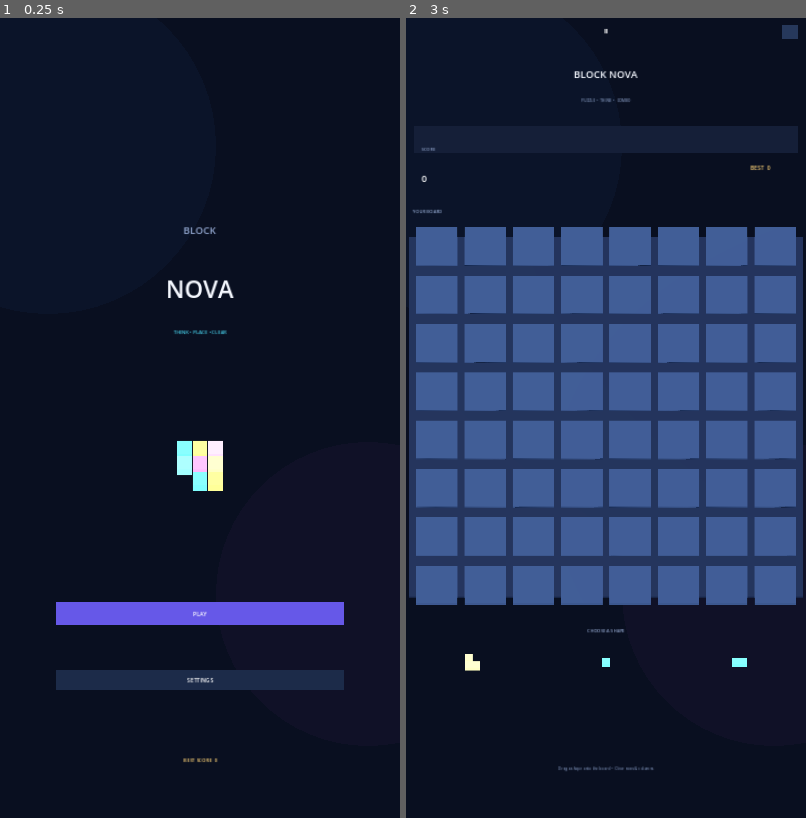
Above: before the commit, frames 1-2 (left to right).
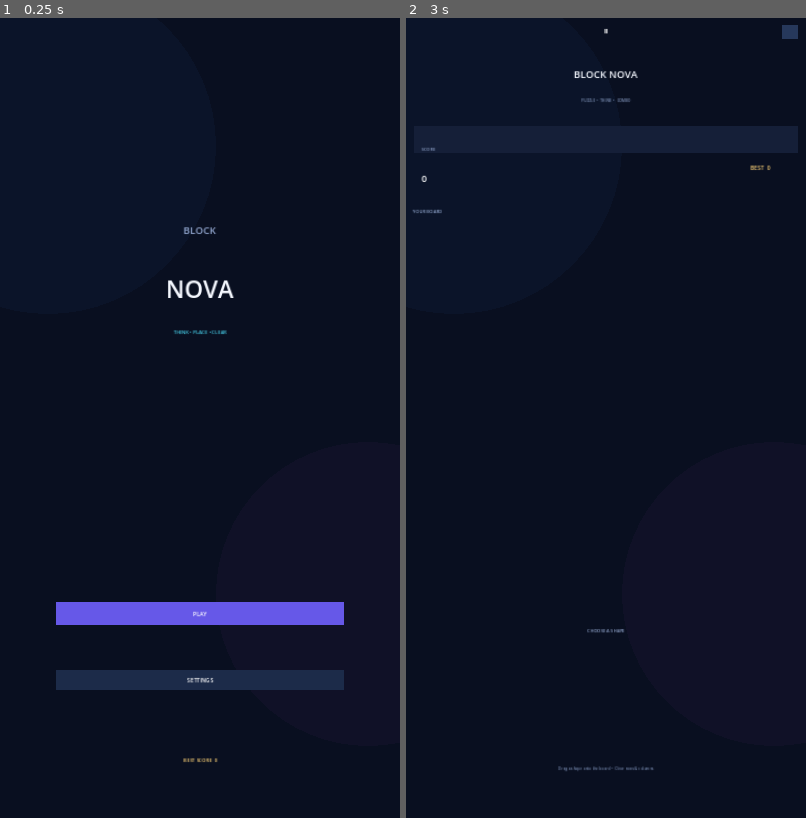
Above: after the commit, the same moments.

Repository: mahdialloui01-art/BlockNova
Game: Godot game, scene res://scenes/main.tscn
The game is run twice, just before and just after one commit, with the same random seed, the same clock (stepped at 60 frames per second) and the same inputs.
Inputs (mouse positions are in pixels of both pictures, inside the frame that each line leads up to):
- Up to frame 1 (0.25 s): no input
- Up to frame 2 (3 s): tap Enter at 0.5, 2 s; move the mouse to (694, 378) at 0.52 s; click (694, 378) at 0.67 s; tap Space at 1.25, 2.75 s; drag from (526, 458) to (586, 578) at 1.27 s; move the mouse to (646, 242) at 2.02 s; click (646, 242) at 2.17 s; drag from (586, 578) to (486, 298) at 2.77 s

The runs differ from the first frame. In frame 1, 0.6% of the frame differs, in the area x 44-56%, y 52-60%; in frame 2, 46%, in the area x 0-100%, y 26-82%.

Commit message:
Load original KayKit GLTF through Godot resource importer

Diff:
--- a/scripts/main_2_5d.gd
+++ b/scripts/main_2_5d.gd
@@ -19,13 +19,6 @@
     super._ready()
     _setup_3d_view()
     _kaykit_mesh = _load_kaykit_box_mesh()
-    # Never leave the puzzle empty if Android cannot instantiate the imported GLTF.
-    # Prefer the original KayKit mesh; use a genuine 3D mesh fallback only on import failure.
-    if _kaykit_mesh == null:
-        push_warning("KayKit GLTF unavailable at runtime; enabling 3D cube fallback.")
-        var fallback_mesh := BoxMesh.new()
-        fallback_mesh.size = Vector3.ONE
-        _kaykit_mesh = fallback_mesh
     _sync_pending = true
     set_process(true)
 
@@ -100,10 +93,10 @@
 
 func _load_kaykit_box_mesh() -> Mesh:
     const MODEL_PATH := "res://assets/kaykit/gltf/box_small.gltf"
-    if not FileAccess.file_exists(MODEL_PATH):
-        push_error("Required original KayKit model is missing: " + MODEL_PATH)
-        return null
-    var packed_scene := load(MODEL_PATH) as PackedScene
+    # Runtime exports use Godot's imported-resource remap; the original .gltf
+    # source may not exist as a directly readable FileAccess path inside the APK.
+    # Resolve the model through ResourceLoader so the imported KayKit scene is used.
+    var packed_scene := ResourceLoader.load(MODEL_PATH) as PackedScene
     if packed_scene == null:
         push_error("Godot could not import the original KayKit GLTF scene.")
         return null
